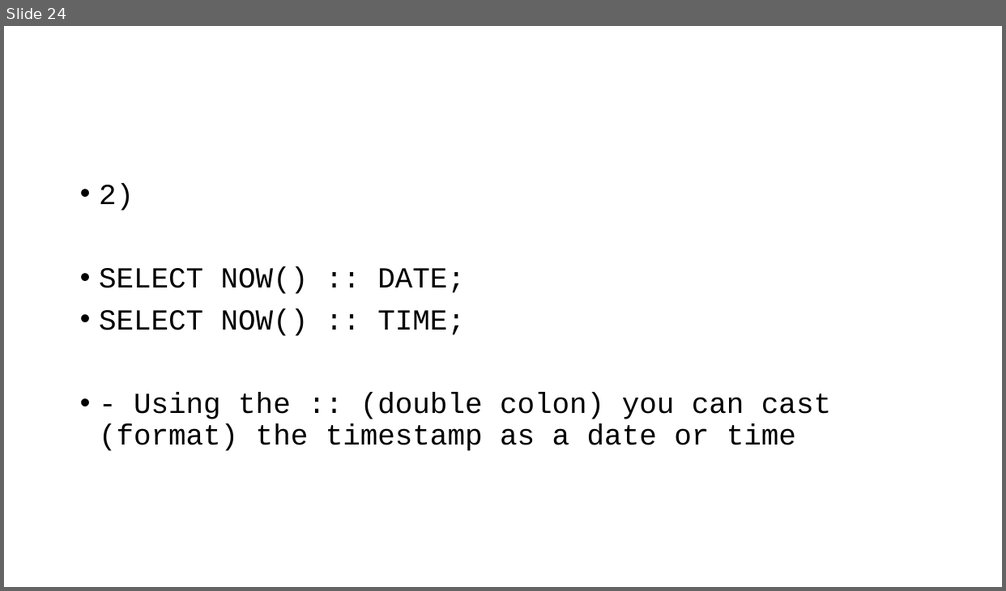
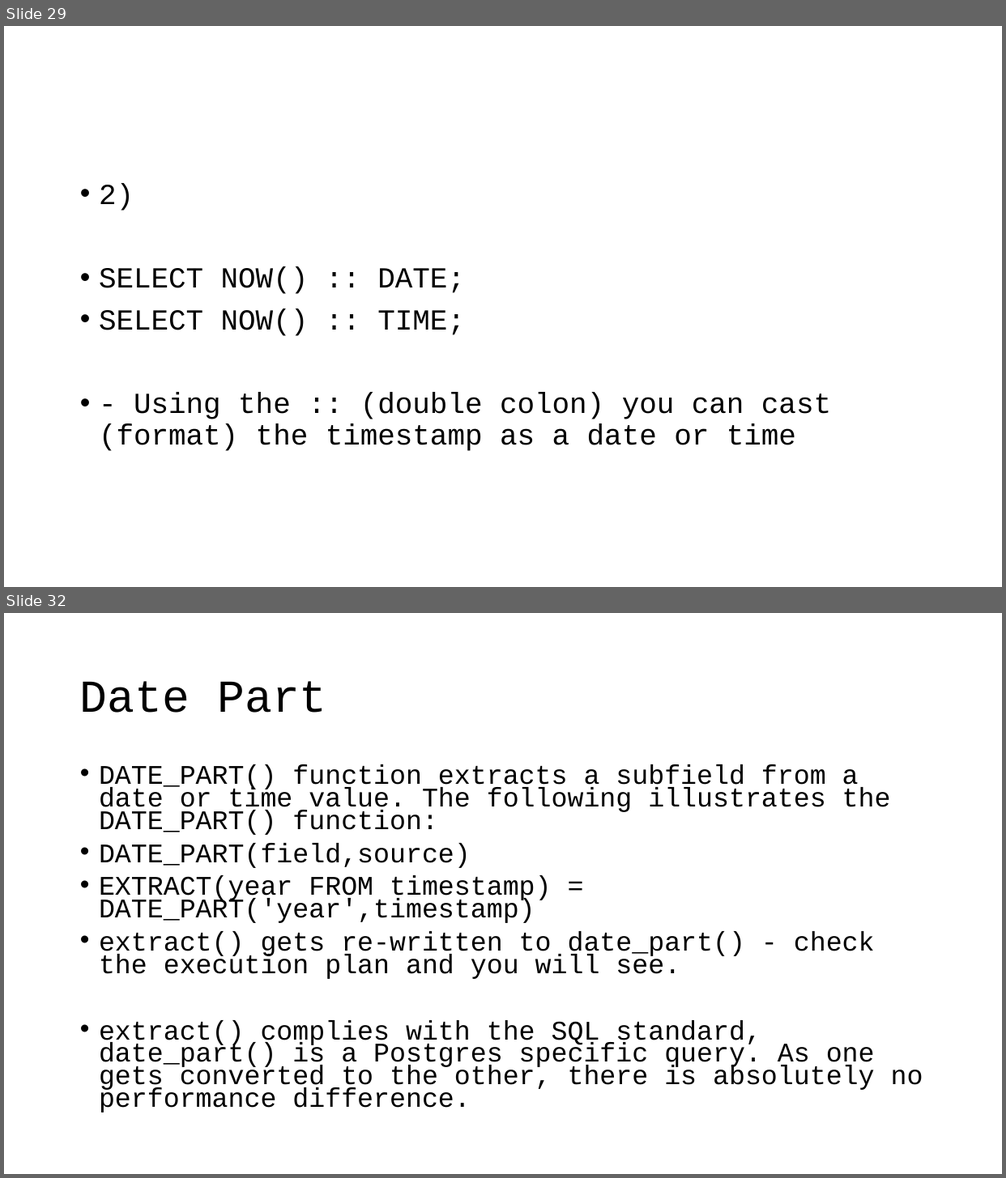
Before and after one commit to VadimAcosta/timestamps_and_intervals, a slide deck: times_and_dates.pptx. Shown one above the other, each under a label of ours: slide 24 before the commit, slides 29 and 32 after it; the slides between them are not shown. The pictures are 1006x591 and 1006x1178 pixels, drawn with LibreOffice and Linux fonts; fonts in the diff are those of the drawing. Boxes give left, top, right and bottom in pixels: in the first picture for what was removed or moved away, otherwise in the second. Text is boxed around its words. In the diff, an @@ line names an element or a change of style, - is before the commit and + after.

```diff
--- a/times_and_dates.pptx
+++ b/times_and_dates.pptx
@@ slide 32 added at (x1=4, y1=613, x2=1002, y2=1174), background #FFFFFF @@
@@ title added at (x1=80, y1=681, x2=327, y2=713), 44 pt, text #000000 @@
+Date Part
@@ text added at (x1=99, y1=764, x2=923, y2=1113), 25.9 pt, text #000000 @@
+• DATE_PART() function extracts a subfield from a date or time value. The following illustrates the DATE_PART() function:
+• DATE_PART(field,source)
+• EXTRACT(year FROM timestamp) = DATE_PART('year',timestamp)
+• extract() gets re-written to date_part() - check the execution plan and you will see.
+• extract() complies with the SQL standard, date_part() is a Postgres specific query. As one gets converted to the other, there is absolutely no performance difference.
@@ what was slide 24 is now slide 29 @@
```
Also in this commit, not shown: 2 slides changed, 8 other slides added, 6 other files.
